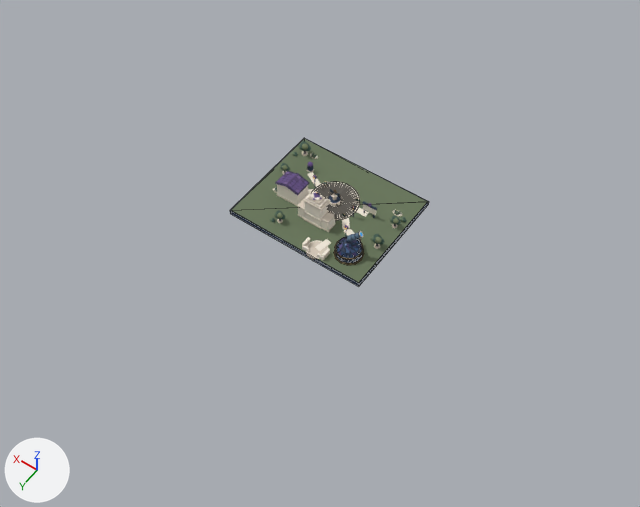
Before and after pictures for a commit that changed the glTF model public/models/town.glb.
Both versions are drawn from a camera (50 mm lens) standing at (-55.7, 80.8, 112.5) and looking at (-3.2, 7.3, -3.0). Arrows for +X, +Y and +Z are at lower left; the lights stay in place. The older version comes first. Mesh edges are drawn as thin lines on the coarser meshes. Where no turn or scale is listed for an object, it has been applied to the vertices. Vertices at exactly the same position are counted once.

Objects in the first picture: 'receives-only', 'receives-only.001' and 34 more.
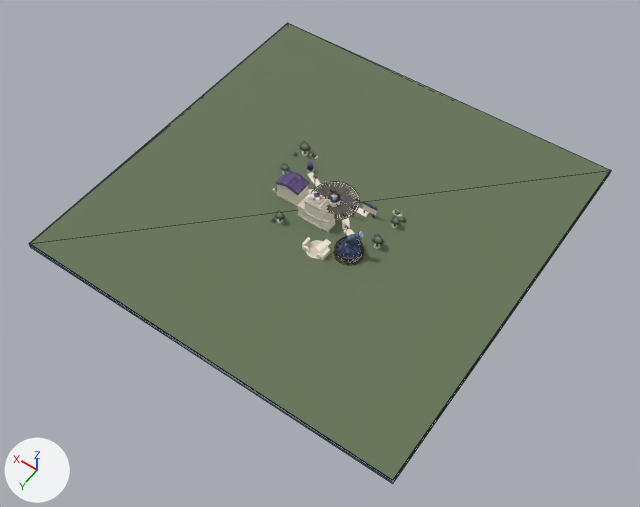
Edits to the bpy script that builds the scene:
```text
Change me_mesh_0:
    used by ob_receives_only; location = (0.0, 0.0, -0.4)
    remove me_mesh_0.from_pydata(...)  # 8 vertices, 12 faces; spans x -13.0..13.0, y -10.5..10.5, z -0.4..0.4
    add me_mesh_0.from_pydata(...)  # 8 vertices, 12 faces; spans x -35.0..35.0, y -35.0..35.0, z -0.4..0.4
    me_mesh_0 part 1: the whole mesh is scaled about its middle by (2.69, 3.33, 1)
Change me_mesh_1:
    used by ob_receives_only_001; location = (0.0, 0.0, 0.0)
    remove me_mesh_1.from_pydata(...)  # 4 vertices, 2 faces; spans x -12.9..12.9, y -10.4..10.4, z 0.0
    add me_mesh_1.from_pydata(...)  # 4 vertices, 2 faces; spans x -34.9..34.9, y -34.9..34.9, z 0.0
    me_mesh_1 part 2
    me_mesh_1.vertices[0].co: (-12.9, 10.4, 0.0) -> (-34.9, 34.9, 0.0)  # pixel (358, 282) -> pixel (392, 480)
    me_mesh_1.vertices[1].co: (12.9, 10.4, 0.0) -> (34.9, 34.9, 0.0)  # pixel (230, 210) -> pixel (29, 243)
    me_mesh_1.vertices[2].co: (-12.9, -10.4, 0.0) -> (-34.9, -34.9, 0.0)  # pixel (427, 201) -> pixel (610, 170)
    me_mesh_1.vertices[3].co: (12.9, -10.4, 0.0) -> (34.9, -34.9, 0.0)  # pixel (304, 138) -> pixel (287, 23)
```

Changed parts and their boxes (x1, y1, x2, y2) in the pictures (640 x 507 px):
'receives-only.001', reshaped (193% wider, 215% taller)
    before: (231, 139, 428, 283)
    after: (30, 24, 610, 480)
'receives-only', rescaled (192% wider, 208% taller)
    before: (230, 138, 429, 287)
    after: (29, 23, 611, 484)
